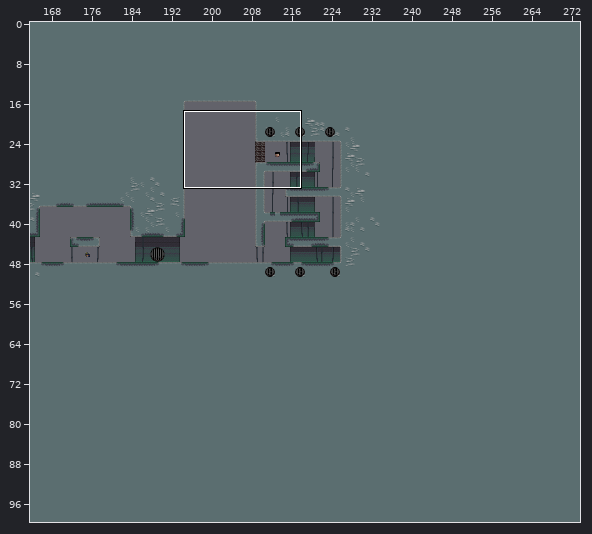
One commit to this Tiled map: Assets/Tiled/level6.tmx. Above, an overview of the earlier version with the close-up marked.
Close-up. Before the commit:
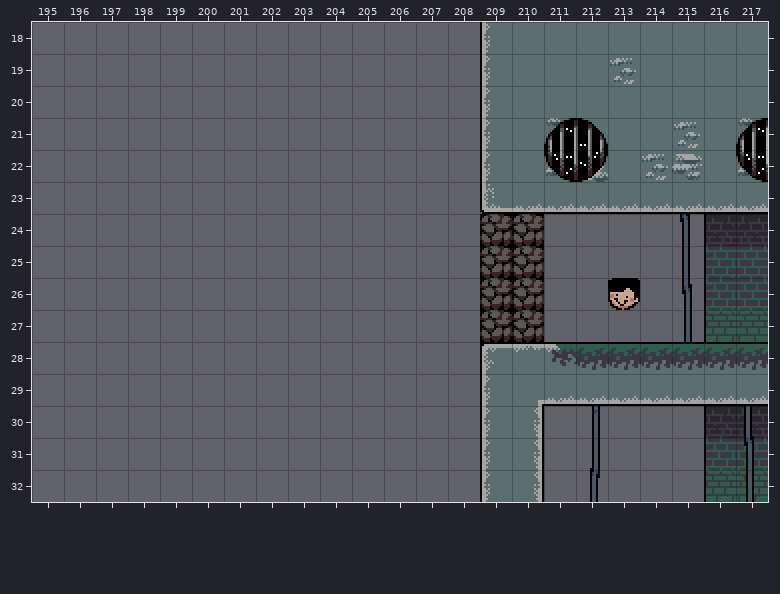
Cells are 16x16 px. Shown: x 195..217, y 18..32. The commit also changed other parts of the map, which this record leaves out.
The result:
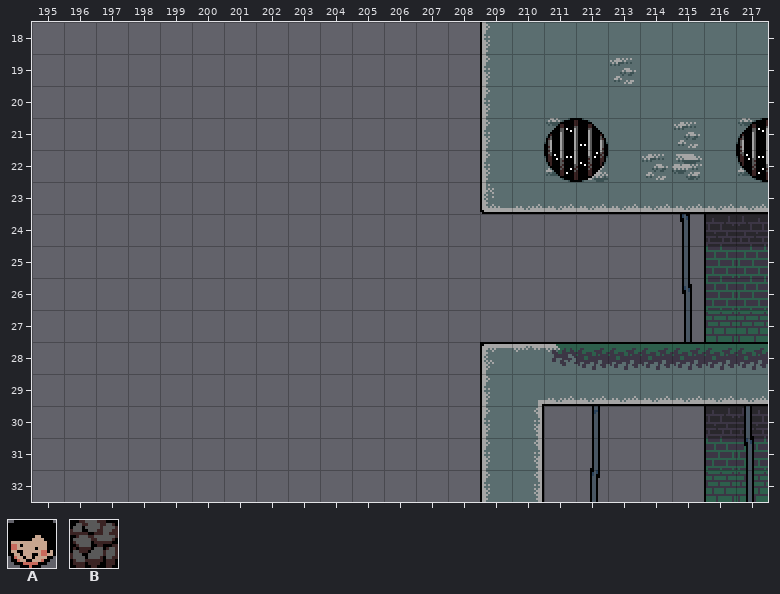
Key: from "RatkingTileset": A 12, B 44.
_ is an empty cell.
What changed:
Layer "01 Placeholders":
The author cleared tile A in row 26 at x 213.
The author cleared tile B in rows 24 to 27 at x 209 to 210.
